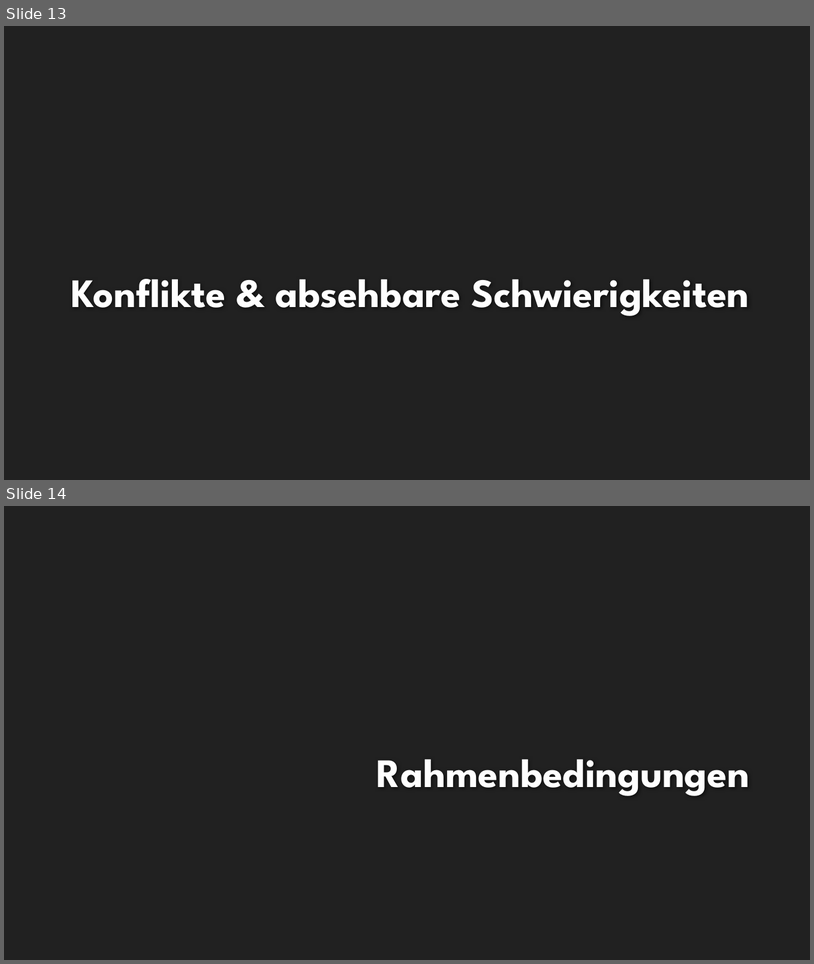
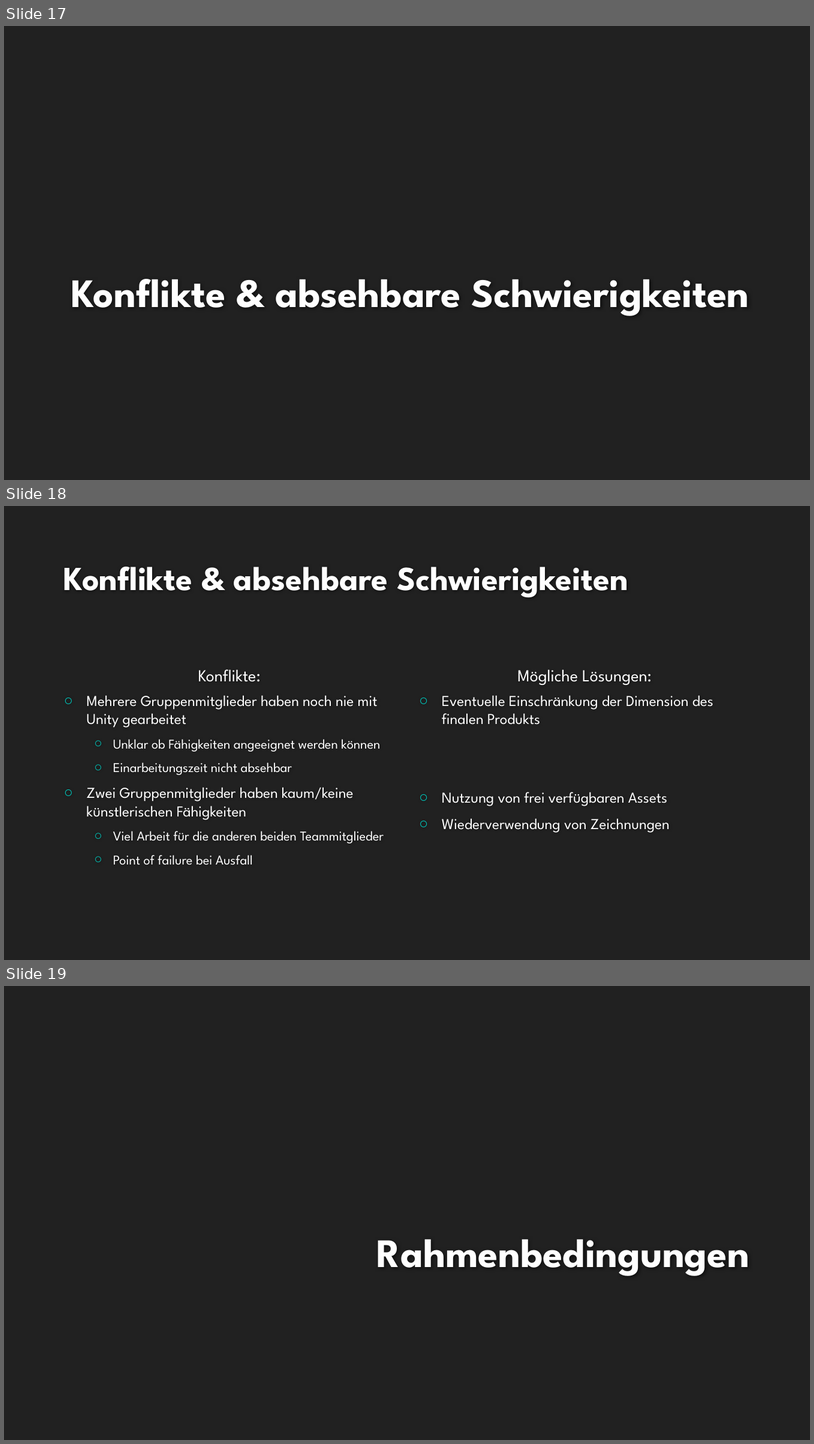
Before and after one commit to EmKaCe/DoctorWhy, a slide deck: Information/Präsentation.pptx. Shown one above the other, each under a label of ours: slides 13 and 14 before the commit, slides 17, 18 and 19 after it. The pictures are 814x964 and 814x1444 pixels, drawn with LibreOffice and Linux fonts; fonts in the diff are those of the drawing; background and template pictures are left out. Boxes give left, top, right and bottom in pixels: in the first picture for what was removed or moved away, otherwise in the second. Text is boxed around its words. In the diff, an @@ line names an element or a change of style, - is before the commit and + after.

```diff
--- a/Information/Präsentation.pptx
+++ b/Information/Präsentation.pptx
@@ slide 18 added at box(4, 506, 810, 960), background #212121 @@
@@ title added at box(63, 567, 629, 598), 40 pt, text #FEFEFE, bold @@
+Konflikte & absehbare Schwierigkeiten
@@ text added at box(198, 669, 261, 682), 20 pt, text #FFFFFF @@
+Konflikte:
@@ text added at box(518, 669, 652, 685), 20 pt, text #FFFFFF @@
+Mögliche Lösungen:
@@ text added at box(87, 695, 384, 865), 16 pt, text #FFFFFF @@
+○ Mehrere Gruppenmitglieder haben noch nie mit Unity gearbeitet
+  ○ Unklar ob Fähigkeiten angeeignet werden können
+  ○ Einarbeitungszeit nicht absehbar
+○ Zwei Gruppenmitglieder haben kaum/keine künstlerischen Fähigkeiten
+  ○ Viel Arbeit für die anderen beiden Teammitglieder
+  ○ Point of failure bei Ausfall
@@ text added at box(442, 695, 714, 832), 18 pt, text #FFFFFF @@
+○ Eventuelle Einschränkung der Dimension des finalen Produkts
+○ Nutzung von frei verfügbaren Assets
+○ Wiederverwendung von Zeichnungen
@@ what was slide 13 is now slide 17 @@
@@ what was slide 14 is now slide 19 @@
```
Also in this commit, not shown: 1 slide changed, 6 other slides added.
